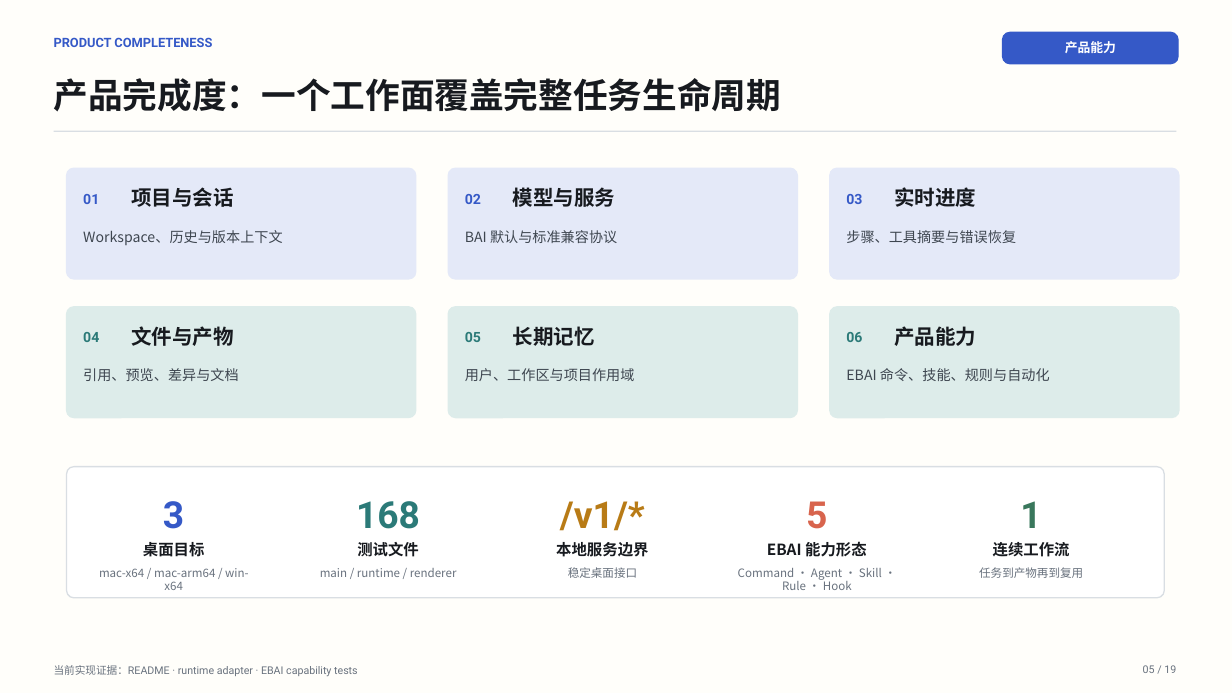
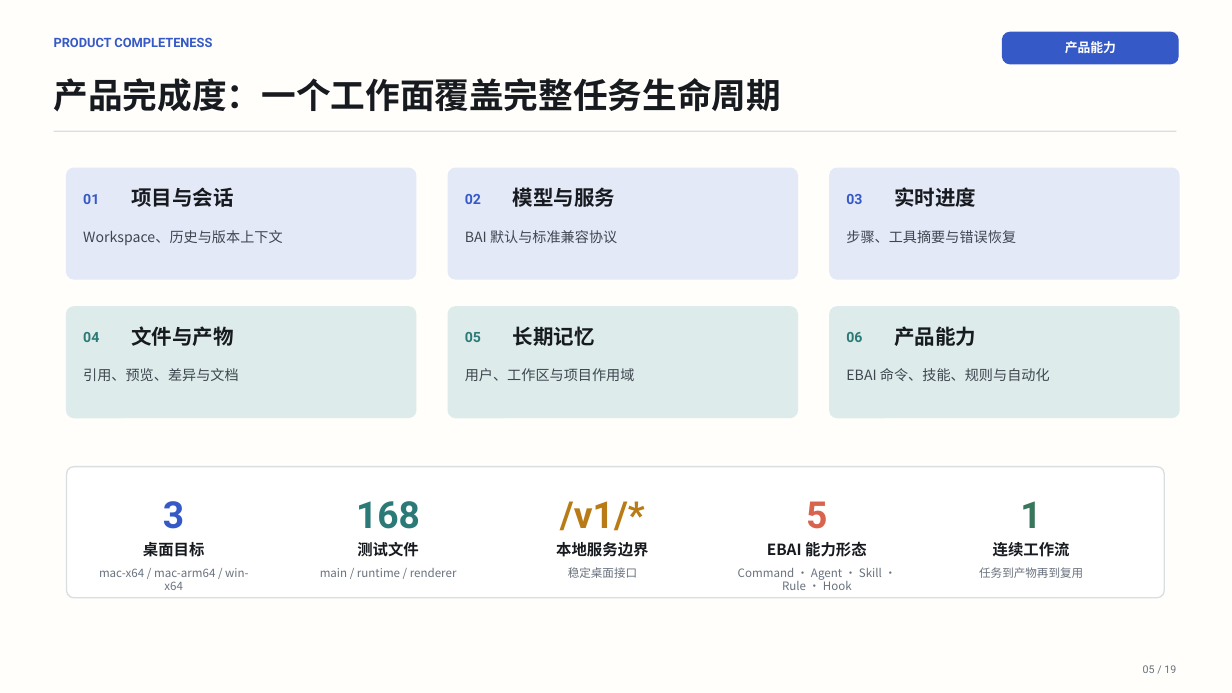
Before and after one commit to 2830500285/BAI-Work, a slide deck: slide 5 of docs/presentation/BAI-Work-Defense-Deck.pptx. Drawn at 1232x693 pixels with LibreOffice and Linux fonts; fonts in the diff are those of the drawing. Boxes give left, top, right and bottom in pixels: in the first picture for what was removed or moved away, otherwise in the second. Text is boxed around its words. In the diff, an @@ line names an element or a change of style, - is before the commit and + after.

```diff
--- a/docs/presentation/BAI-Work-Defense-Deck.pptx
+++ b/docs/presentation/BAI-Work-Defense-Deck.pptx
@@ text removed at bbox=[54, 665, 358, 676] @@
-当前实现证据：README · runtime adapter · EBAI capability tests
```
Also in this commit, not shown: 16 other slides changed, 1 other file.
